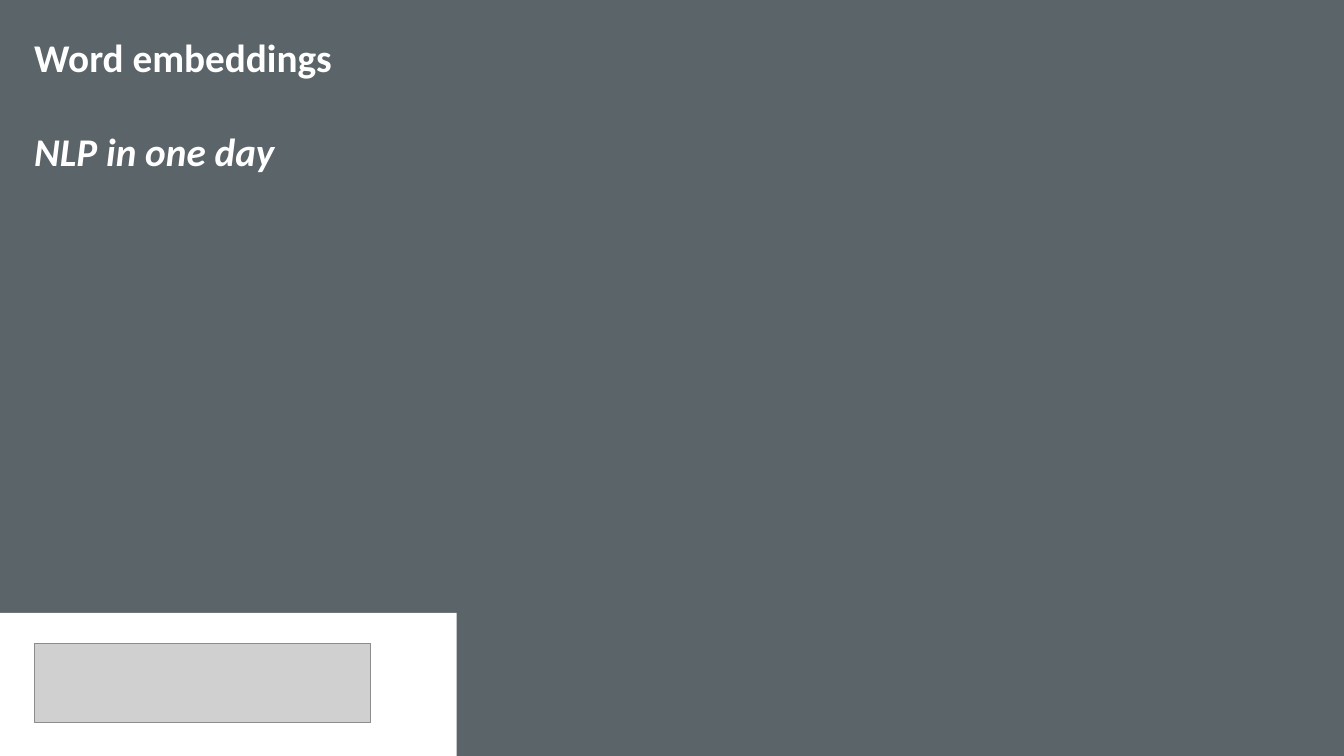
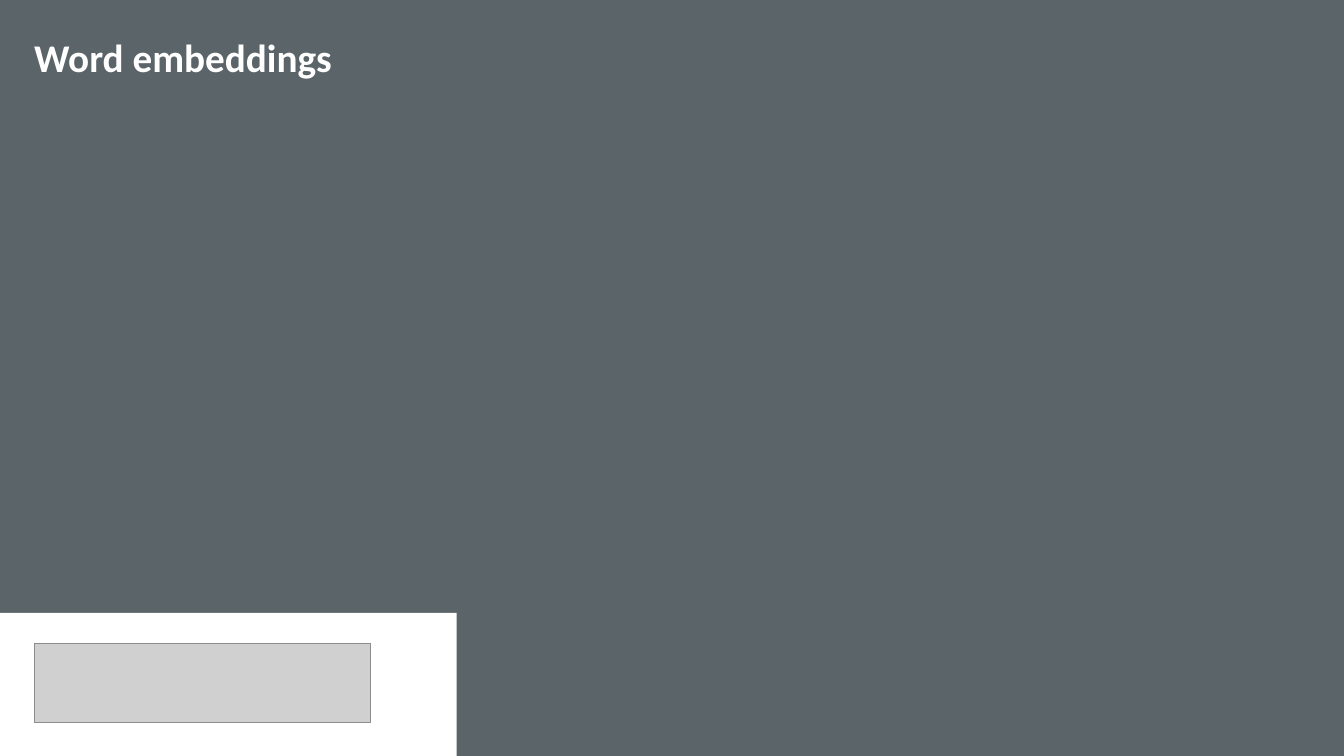
Before and after one commit to KCL-Health-NLP/nlp-half-day-workshop, a slide deck: slide 1 of presentations/word-embeddings.pptx. Drawn at 1344x756 pixels with LibreOffice and Linux fonts; fonts in the diff are those of the drawing; grey boxes stand for pictures; background and template pictures are left out. Boxes give left, top, right and bottom in pixels: in the first picture for what was removed or moved away, otherwise in the second. Text is boxed around its words. In the diff, an @@ line names an element or a change of style, - is before the commit and + after.

```diff
--- a/presentations/word-embeddings.pptx
+++ b/presentations/word-embeddings.pptx
@@ title at (34,44,332,79): text changed @@
-Word embeddings
-NLP in one day
+Word embeddings
```
Also in this commit, not shown: 6 other files.
